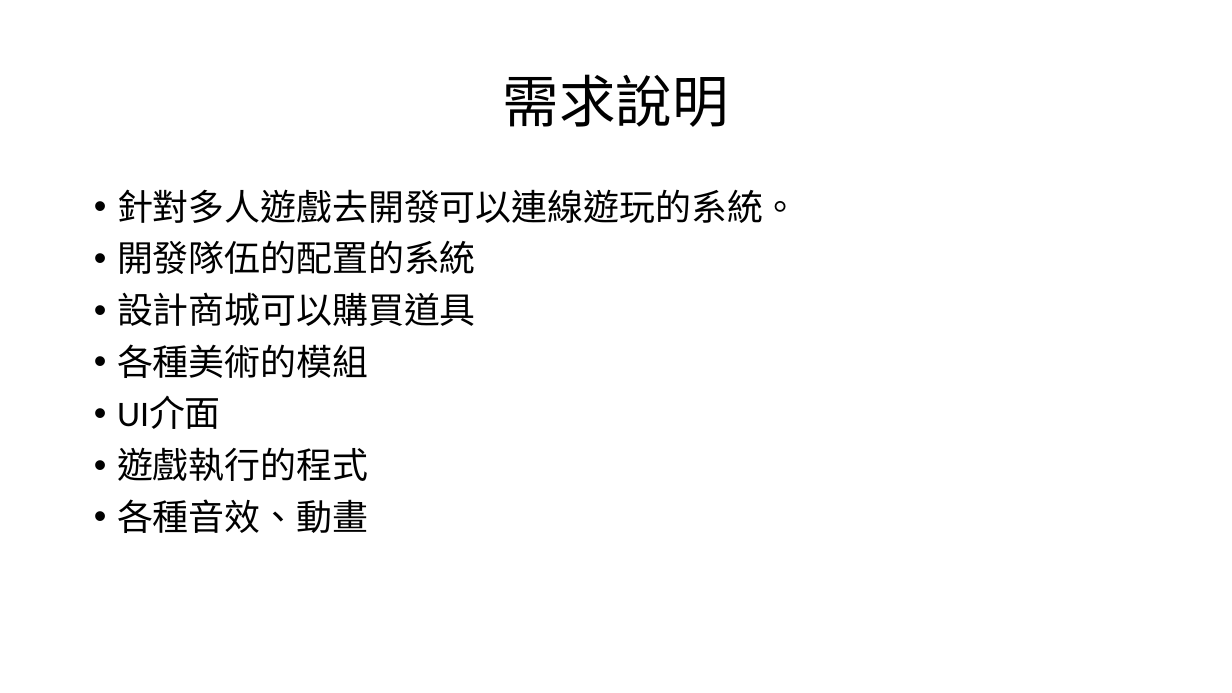
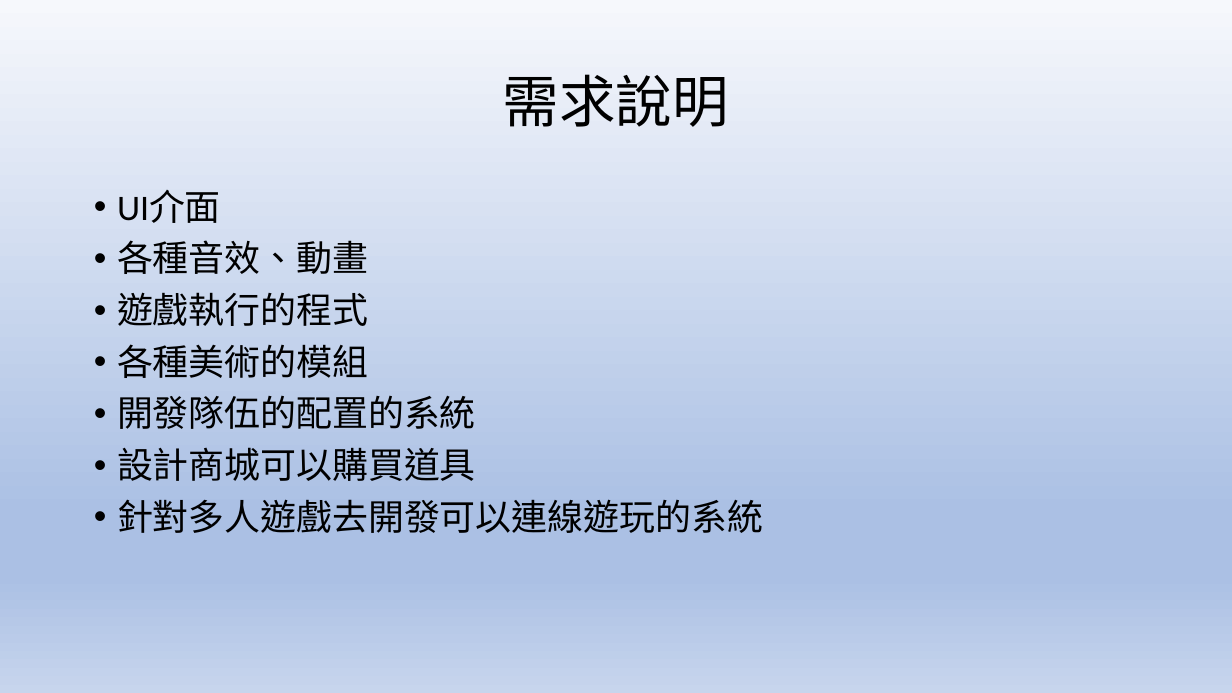
Before and after one commit to kewen0604/107_SE_Team2, a slide deck: slide 7 of 軟體工程期末專題報告.pptx. Drawn at 1232x693 pixels with LibreOffice and Linux fonts; fonts in the diff are those of the drawing. Boxes give left, top, right and bottom in pixels: in the first picture for what was removed or moved away, otherwise in the second. Text is boxed around its words. In the diff, an @@ line names an element or a change of style, - is before the commit and + after.

```diff
--- a/軟體工程期末專題報告.pptx
+++ b/軟體工程期末專題報告.pptx
@@ background #FFFFFF to gradient #F6F8FC to #ABC0E4 to #C7D5ED @@
@@ text at (117,190,368,378): text changed @@
-• 針對多人遊戲去開發可以連線遊玩的系統。
+• UI介面
+• 各種音效、動畫
+• 遊戲執行的程式
+• 各種美術的模組
@@ text at (117,499,763,533): text changed @@
-• 各種美術的模組
-• UI介面
-• 遊戲執行的程式
-• 各種音效、動畫
+• 針對多人遊戲去開發可以連線遊玩的系統
```
Also in this commit, not shown: 16 other slides changed.
